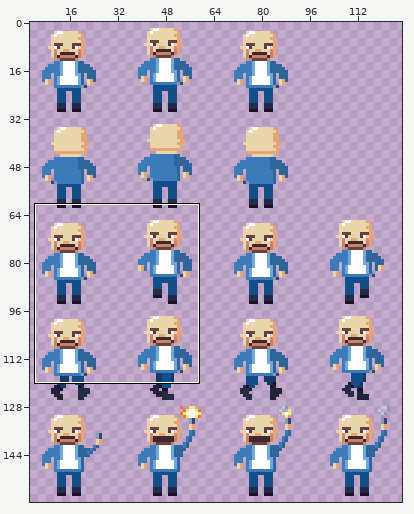
Two states of a pixel-art file, assets/textures/characters/persuasiakas_32.aseprite. The picture above shows the old version from afar; the outline marks the close-up.
Close-up. As it was:
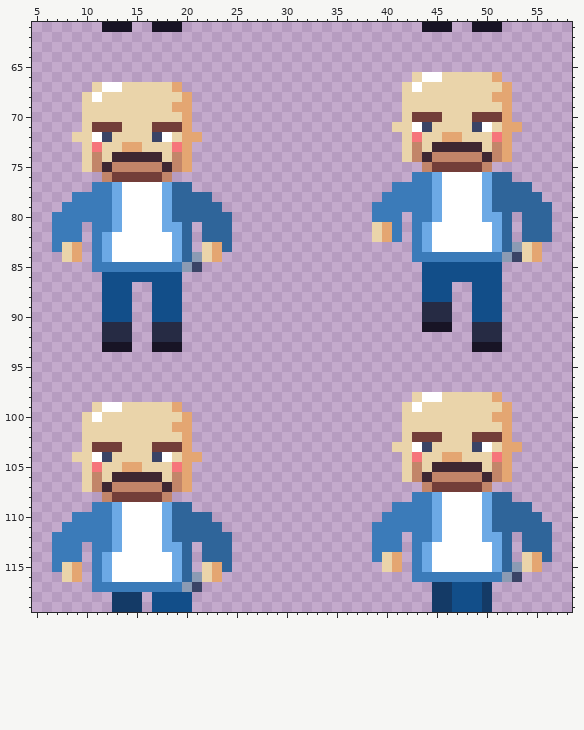
128x160 pixels, 1 frame. Shown: x 5..58, y 61..119. The wide view leaves out empty margins. The commit also changed other parts of the picture, which this record leaves out.
Now the later version:
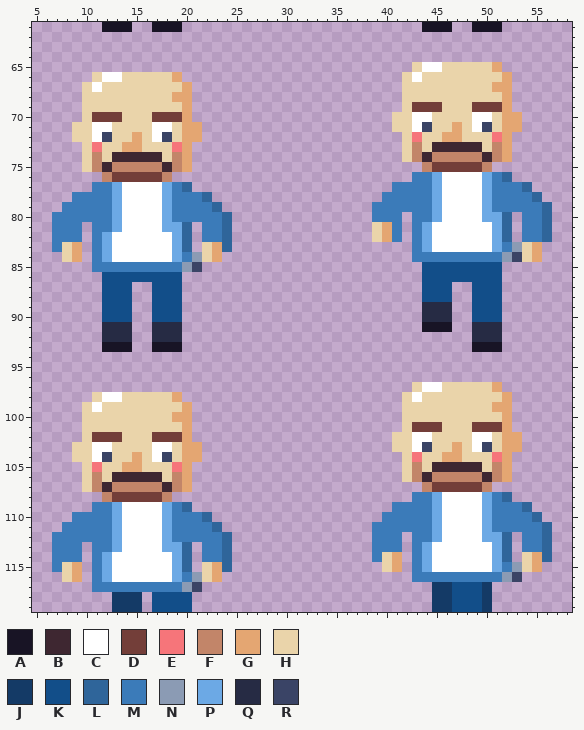
Palette (. is transparent): A #181425  B #3e2731  C #ffffff  D #733e39  E #f6757a  F #c28569  G #e4a672  H #ead4aa  J #143a66  K #124e89  L #2f659a  M #3b7bb9  N #8b9bb4  P #6ca9e5  Q #262b44  R #3a4466
The exact change:
There is now colour C in row 65 at x 44 to 45; in row 66 at x 12 to 13; in row 97 at x 44 to 45; in row 98 at x 12 to 13.
The edit turns colour D into colour C in row 70 at x 43 to 44 and 49 to 50; in row 71 at x 11 to 12 and 17 to 18; in row 102 at x 43 to 44 and 49 to 50; in row 103 at x 11 to 12 and 17 to 18.
The edit turns colour H into colour C in row 66 at x 43; in row 67 at x 11; in row 98 at x 43; in row 99 at x 11.
The edit turns colour R into colour C in row 71 at x 49; in row 72 at x 17; in row 103 at x 49; in row 104 at x 17.
The edit turns colour H into colour D in row 69 at x 43 to 45 and 49 to 51; in row 70 at x 11 to 13 and 17 to 19; in row 101 at x 43 to 45 and 49 to 51; in row 102 at x 11 to 13 and 17 to 19.
There is now colour G in row 65 at x 51; in row 66 at x 19 and 52; in row 67 at x 20; in row 70 at x 53; in row 71 at x 21; in row 97 at x 51.
There is now colour G in row 98 at x 19 and 52; in row 99 at x 20; in row 102 at x 53; in row 103 at x 21.
The edit turns colour H into colour G in row 67 at x 51; in row 68 at x 19; in row 71 at x 47; in row 72 at x 15; in row 99 at x 51; in row 100 at x 19.
The edit turns colour H into colour G in row 103 at x 47; in row 104 at x 15.
There is now colour H in row 65 at x 43 and 46 to 50; in row 66 at x 11, 14 to 18 and 42; in row 67 at x 10; in row 70 at x 41; in row 71 at x 9; in row 97 at x 43 and 46 to 50.
There is now colour H in row 98 at x 11, 14 to 18 and 42; in row 99 at x 10; in row 102 at x 41; in row 103 at x 9.
The edit turns colour C into colour H in row 66 at x 44 to 45; in row 67 at x 12 to 13 and 43; in row 68 at x 11; in row 98 at x 44 to 45; in row 99 at x 12 to 13 and 43; in row 100 at x 11.
The edit turns colour D into colour H in row 70 at x 45 and 51; in row 71 at x 13 and 19; in row 102 at x 45 and 51; in row 103 at x 13 and 19.
The edit turns colour G into colour H in row 66 at x 51; in row 67 at x 19; in row 68 at x 51; in row 69 at x 19; in row 98 at x 51; in row 99 at x 19.
The edit turns colour G into colour H in row 100 at x 51; in row 101 at x 19.
The edit turns colour L into colour M in row 76 at x 51; in row 77 at x 19 and 51 to 53; in row 78 at x 19 to 21 and 51 to 54; in row 79 at x 19 to 22 and 51 to 55; in row 80 at x 19 to 23 and 54 to 55; in rows 81 to 82 at x 22 to 23 and 54 to 55.
The edit turns colour L into colour M in row 83 at x 52; in row 84 at x 20; in row 108 at x 51; in row 109 at x 19 and 51 to 53; in row 110 at x 19 to 21 and 51 to 54; in row 111 at x 19 to 22 and 51 to 55.
The edit turns colour L into colour M in row 112 at x 19 to 23 and 54 to 55; in row 113 at x 22 to 23 and 54 to 55; in row 114 at x 22 to 23; in row 115 at x 52; in row 116 at x 20.
The edit turns colour C into colour R in row 71 at x 50; in row 72 at x 18; in row 103 at x 50; in row 104 at x 18.
Boxes around the changes in both close-ups, in picture pixels (x1, y1, x2, y2):
changed: (392, 62, 522, 132)
changed: (72, 72, 202, 142)
changed: (492, 172, 542, 252)
changed: (172, 182, 222, 262)
changed: (392, 382, 542, 572)
changed: (72, 392, 202, 462)
changed: (172, 502, 222, 582)
